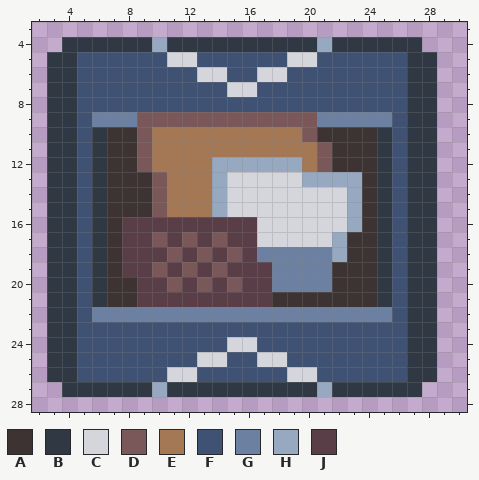
File history of a pixel-art sprite, Assets/Art/Sprites/Furniture/bin.png. This is how it looked before the edit.
The file is 32x32 pixels. Shown: x 2..30, y 3..28.
Palette (. is transparent): A #3d3333  B #303843  C #d5d6db  D #7a5859  E #a57855  F #405273  G #6c81a1  H #96a9c1  J #593e47
Pixels before, first column x 3:
 4 .BBBBBBHBBBBBBBBBBHBBBBBB.
 5 BBFFFFFFCCFFFFFFCCFFFFFFBB
 6 BBFFFFFFFFCCFFCCFFFFFFFFBB
 7 BBFFFFFFFFFFCCFFFFFFFFFFBB
 8 BBFFFFFFFFFFFFFFFFFFFFFFBB
 9 BBFGGGDDDDDDDDDDDDGGGGGFBB
10 BBFBAADEEEEEEEEEEDAAAABFBB
11 BBFBAADEEEEEEEEEEEDAAABFBB
12 BBFBAADEEEEHHHHHHEDAAABFBB
13 BBFBAAADEEEHCCCCCHHHHABFBB
14 BBFBAAADEEEHCCCCCCCCHABFBB
15 BBFBAAADEEEHCCCCCCCCHABFBB
16 BBFBAJJJJJJJJJCCCCCCHABFBB
17 BBFBAJJDJDJDJJCCCCCHAABFBB
18 BBFBAJJJDJDJDJGGGGGHAABFBB
19 BBFBAJJDJDJDJJJGGGGAAABFBB
20 BBFBAAJJDJDJDJJGGGGAAABFBB
21 BBFBAAJJJJJJJJJAAAAAAABFBB
22 BBFGGGGGGGGGGGGGGGGGGGGFBB
23 BBFFFFFFFFFFFFFFFFFFFFFFBB
24 BBFFFFFFFFFFCCFFFFFFFFFFBB
25 BBFFFFFFFFCCFFCCFFFFFFFFBB
26 BBFFFFFFCCFFFFFFCCFFFFFFBB
27 .BBBBBBHBBBBBBBBBBHBBBBBB.
After the commit:
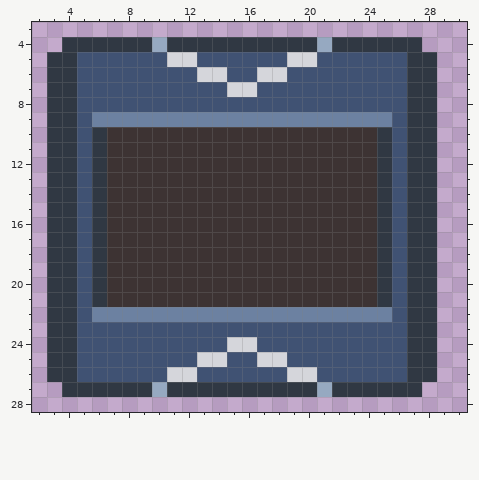
What changed:
Changed rows in their new state; - is an unchanged pixel.
first column x 8:
 9 -GGGGGGGGGGGG---
10 -AAAAAAAAAAAA---
11 -AAAAAAAAAAAAA--
12 -AAAAAAAAAAAAA--
13 --AAAAAAAAAAAAAA
14 --AAAAAAAAAAAAAA
15 --AAAAAAAAAAAAAA
16 AAAAAAAAAAAAAAAA
17 AAAAAAAAAAAAAAA-
18 AAAAAAAAAAAAAAA-
19 AAAAAAAAAAAAAA--
20 -AAAAAAAAAAAAA--
21 -AAAAAAAAA------
